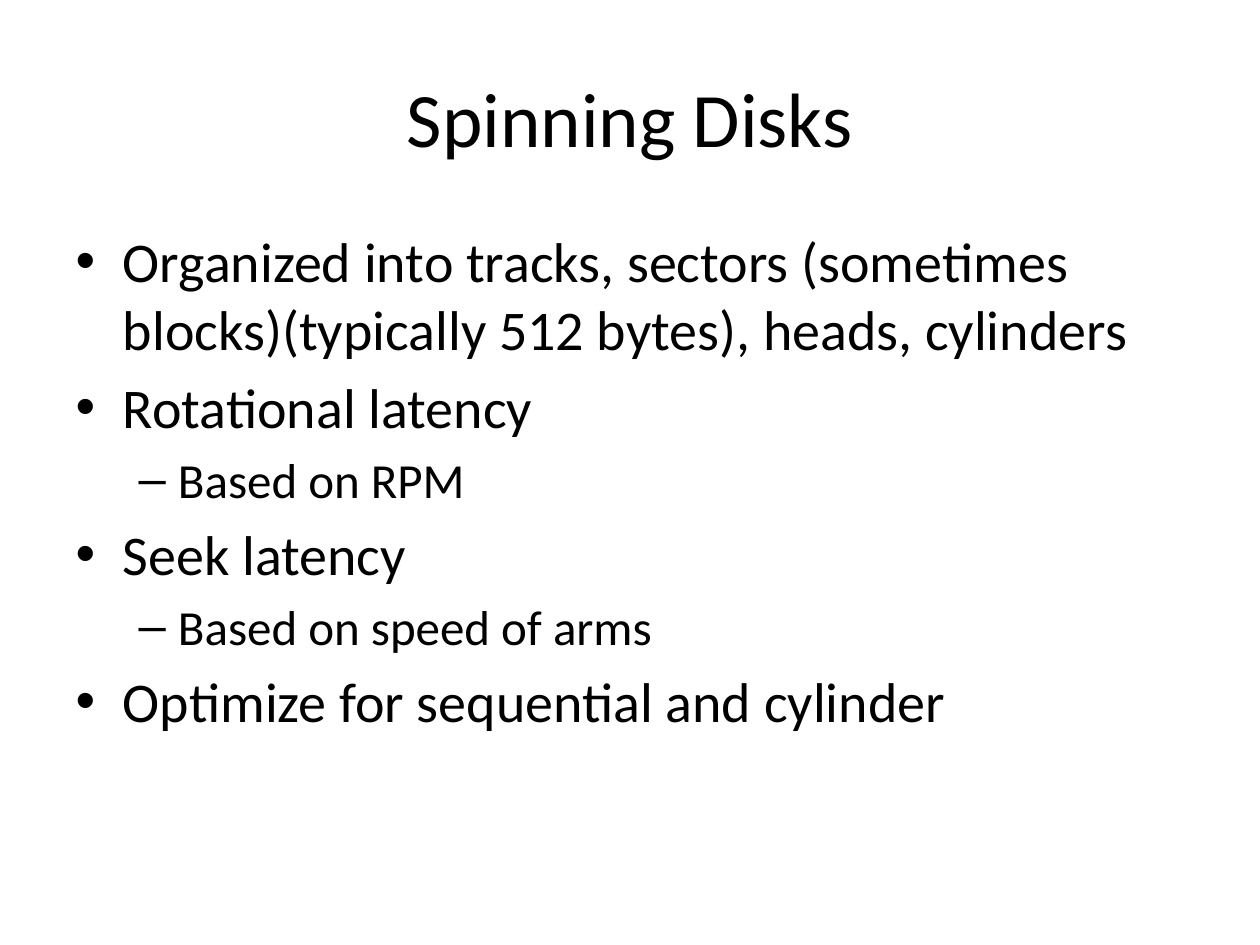
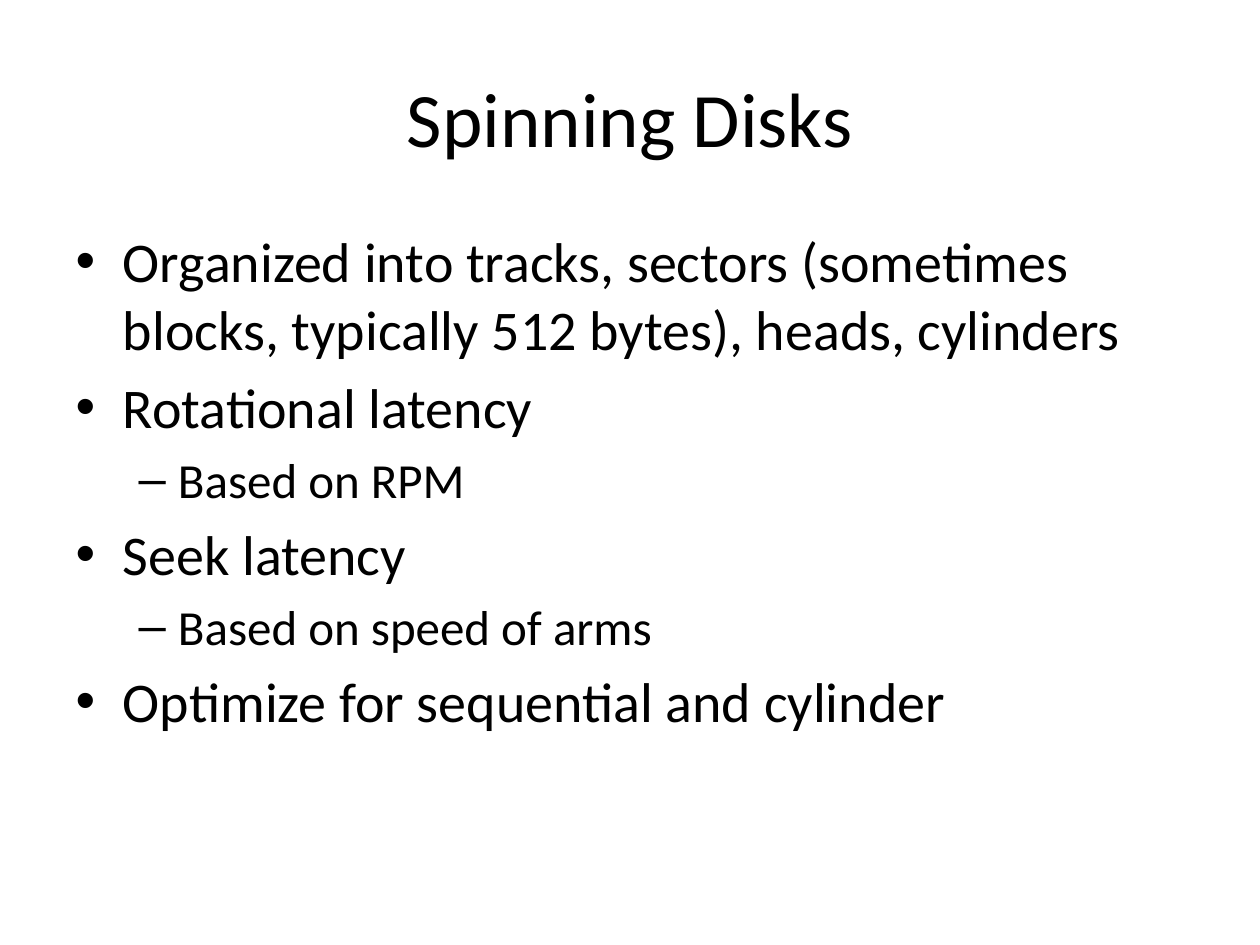
Before and after one commit to ivogeorg/cs1030, a slide deck: slide 10 of slides-steve/Chapter 04.pptx. Drawn at 1260x945 pixels with LibreOffice and Linux fonts; fonts in the diff are those of the drawing; background and template pictures are left out. Boxes give left, top, right and bottom in pixels: in the first picture for what was removed or moved away, otherwise in the second. Text is boxed around its words. In the diff, an @@ line names an element or a change of style, - is before the commit and + after.

```diff
--- a/slides-steve/Chapter 04.pptx
+++ b/slides-steve/Chapter 04.pptx
@@ text at (123,241,1120,359): text changed @@
-• Organized into tracks, sectors (sometimes blocks)(typically 512 bytes), heads, cylinders
+• Organized into tracks, sectors (sometimes blocks, typically 512 bytes), heads, cylinders
```
Also in this commit, not shown: 13 other slides changed, 5 other files.
